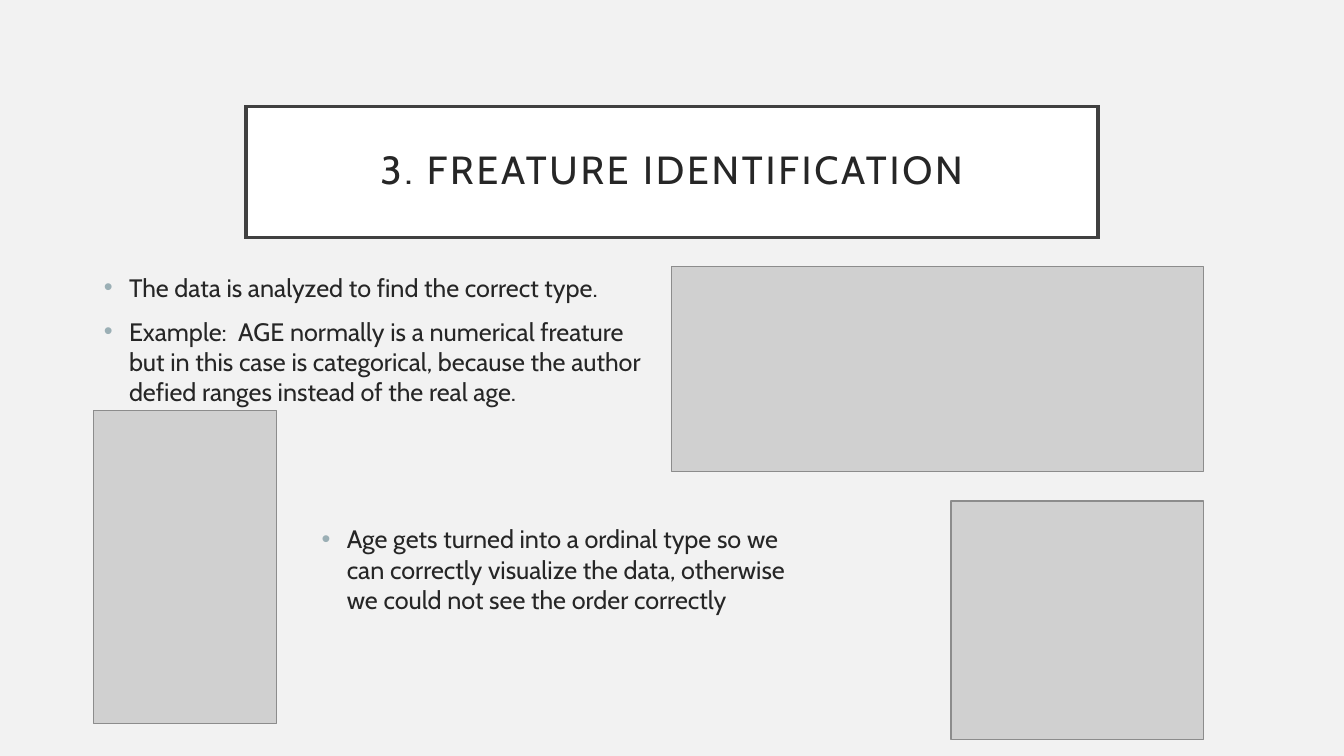
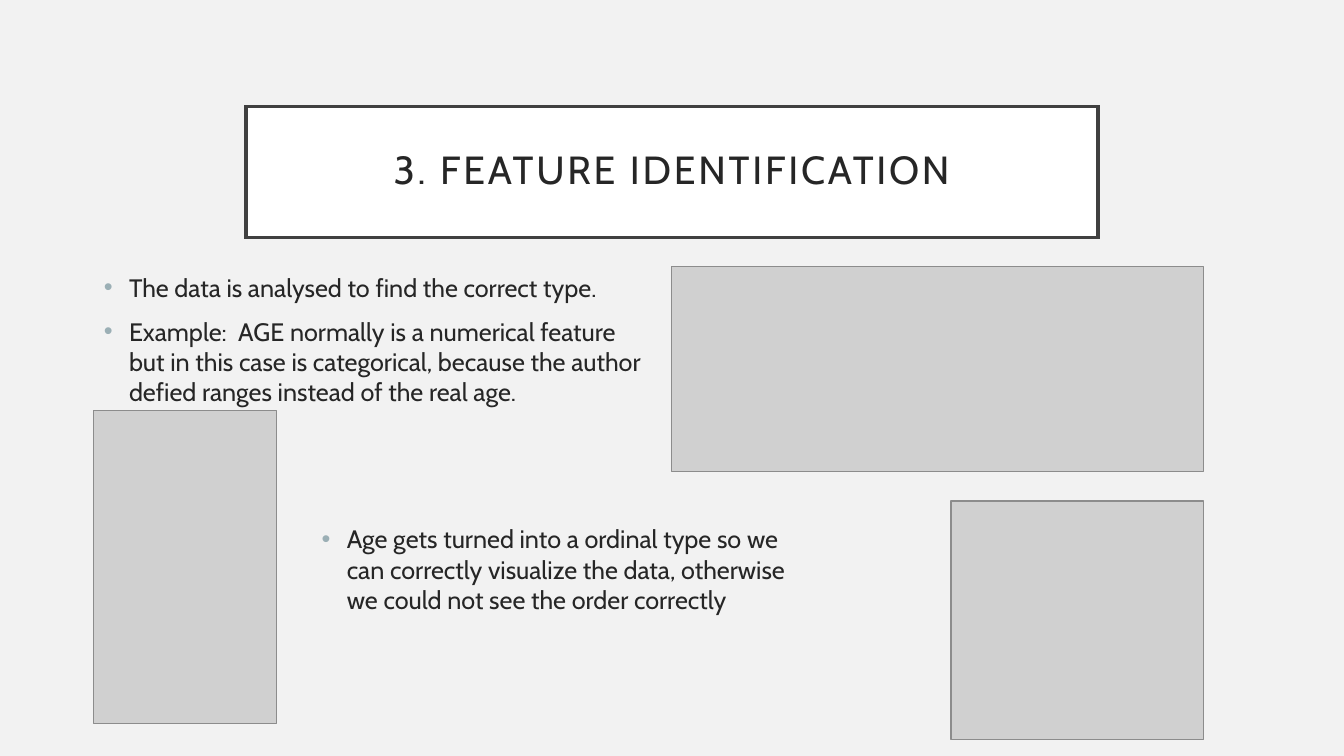
Before and after one commit to AlvarSML/Machine-Learning-2021, a slide deck: slide 4 of Meta.pptx. Drawn at 1344x756 pixels with LibreOffice and Linux fonts; fonts in the diff are those of the drawing; grey boxes stand for pictures. Boxes give left, top, right and bottom in pixels: in the first picture for what was removed or moved away, otherwise in the second. Text is boxed around its words. In the diff, an @@ line names an element or a change of style, - is before the commit and + after.

Commit message:
ppt

```diff
--- a/Meta.pptx
+++ b/Meta.pptx
@@ title at bbox=[394, 156, 950, 185]: text changed @@
-3. FREATURE IDENTIFICATION
+3. FEATURE IDENTIFICATION
@@ text at bbox=[129, 278, 640, 407]: text changed @@
-• The data is analyzed to find the correct type.
-• Example: AGE normally is a numerical freature but in this case is categorical, because the author defied ranges instead of the real age.
+• The data is analysed to find the correct type.
+• Example: AGE normally is a numerical feature but in this case is categorical, because the author defied ranges instead of the real age.
```
Also in this commit, not shown: 1 other slide changed.
